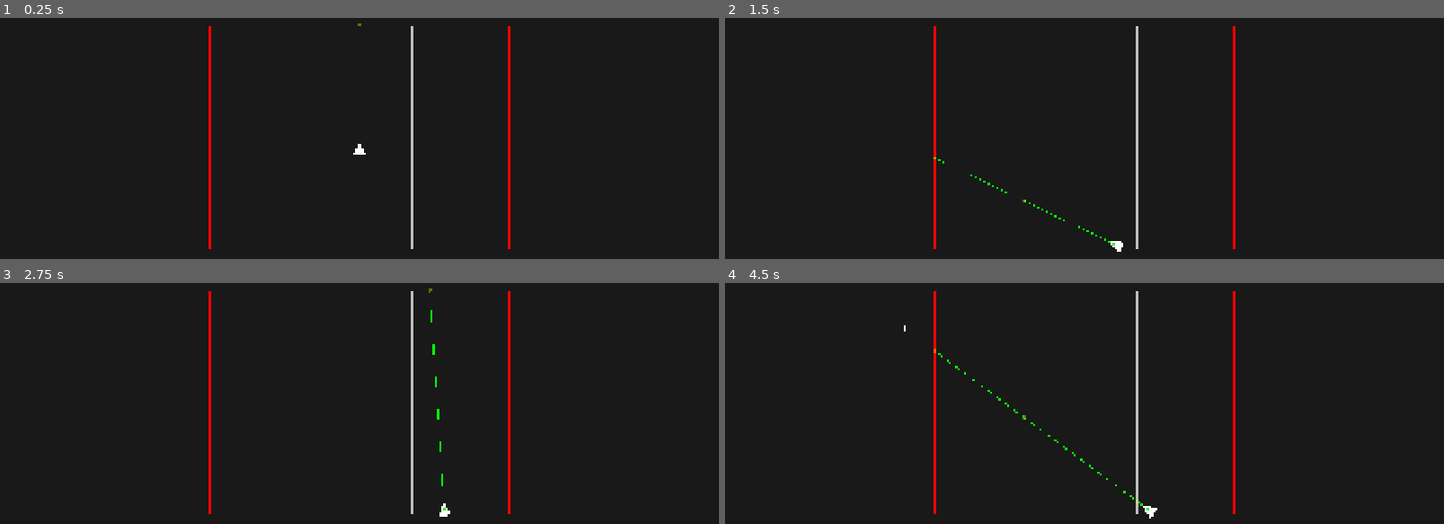
Above: before the commit, frames 1-4 (two rows, left to right).
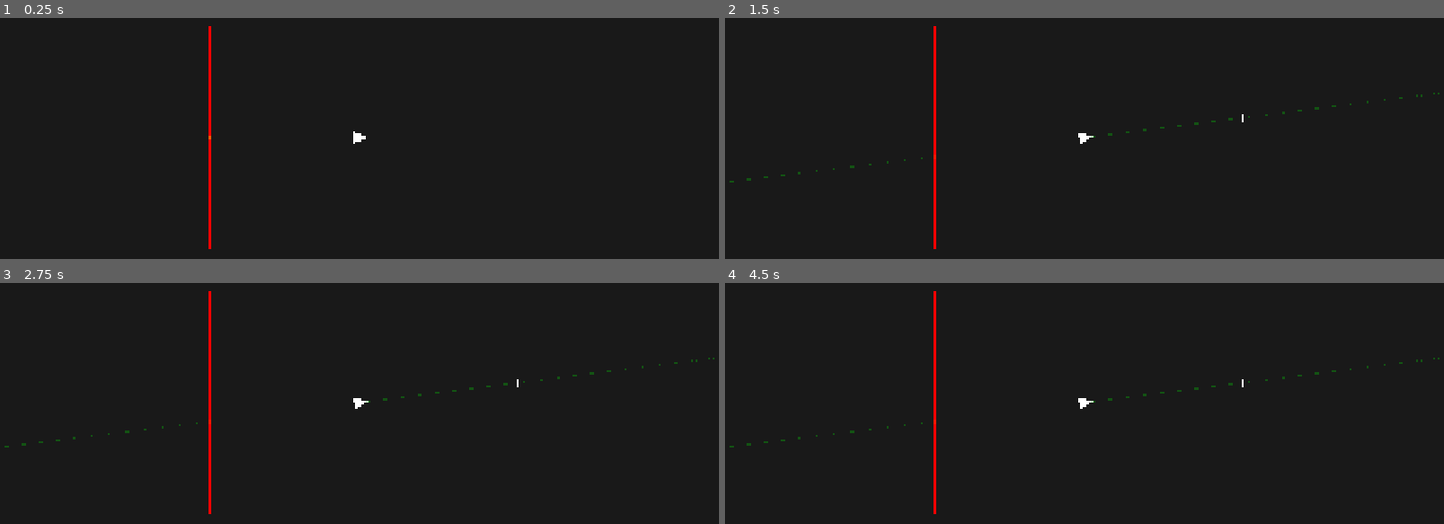
Above: after the commit, the same moments.

Repository: AlonKellner-RedHat/ricochet-game-v2
Game: Godot game, scene res://scenes/open_room_playable.tscn
Same seed, same stepped clock (60 frames per second), same inputs: the game is played once before the commit and once after it. Before the commit the project starts from res://scenes/main.tscn.
Inputs (mouse positions are in pixels of both pictures, inside the frame that each line leads up to):
- Up to frame 1 (0.25 s): no input
- Up to frame 2 (1.5 s): tap Enter at 0.5 s; move the mouse to (1242, 116) at 0.52 s; hold D (move_right) 0.53-1.25 s; hold Space (fire) 0.53-1.25 s; click (1242, 116) at 0.67 s; drag from (940, 157) to (1048, 218) at 1.27 s
- Up to frame 3 (2.75 s): tap Enter at 2 s; move the mouse to (431, 314) at 2.02 s; hold D (move_right) from 2.03 s (still down); tap Alt at 2.1 s
- Up to frame 4 (4.5 s): release D (move_right) at 2.75 s; drag from (1048, 483) to (868, 340) at 2.77 s; tap Space (fire) at 3.5 s; move the mouse to (1300, 463) at 3.52 s; hold A (move_left) 3.53-4.25 s; hold Space (fire) 3.53-4.25 s; drag from (868, 340) to (976, 302) at 4.27 s

The runs differ from the first frame. In frame 1, 0.8% of the frame differs, in the area x 29-71%, y 2-96%; in frame 2, 1.0%; in frame 3, 1.0%; in frame 4, 1.1%, in the area x 0-100%, y 3-98%.

Commit message:
Set default scene to 3-wall open room
New playable scene with arrow animator and game manager.
Right side open for through-infinity testing.

Co-Authored-By: Claude Opus 4.6 <noreply@anthropic.com>

Diff:
--- a/project.godot
+++ b/project.godot
@@ -11,7 +11,7 @@
 [application]
 
 config/name="Ricochet Game v2"
-run/main_scene="res://scenes/main.tscn"
+run/main_scene="res://scenes/open_room_playable.tscn"
 config/features=PackedStringArray("4.6", "Forward Plus")
 
 [display]
--- /dev/null
+++ b/scenes/open_room_playable.tscn
@@ -0,0 +1,36 @@
+[gd_scene load_steps=7 format=3]
+
+[ext_resource type="PackedScene" path="res://scenes/player.tscn" id="1"]
+[ext_resource type="Script" path="res://scripts/game/level_settings.gd" id="2"]
+[ext_resource type="Script" path="res://scripts/game/cursor.gd" id="3"]
+[ext_resource type="Script" path="res://scripts/visual/path_renderer.gd" id="4"]
+[ext_resource type="Script" path="res://scripts/game/arrow_animator.gd" id="5"]
+[ext_resource type="Script" path="res://scripts/game/game_manager.gd" id="6"]
+
+[node name="Main" type="Node2D"]
+script = ExtResource("2")
+gravity = Vector2(0, 0)
+room_rect = Rect2(560, 240, 800, 600)
+build_room = false
+block_lines = [Vector4(560, 240, 1360, 240), Vector4(1360, 840, 560, 840), Vector4(560, 840, 560, 240)]
+
+[node name="Background" type="ColorRect" parent="."]
+offset_right = 1920.0
+offset_bottom = 1080.0
+color = Color(0.1, 0.1, 0.1, 1)
+
+[node name="Player" parent="." instance=ExtResource("1")]
+position = Vector2(960, 540)
+
+[node name="Cursor" type="Node2D" parent="."]
+script = ExtResource("3")
+
+[node name="PathRenderer" type="Node2D" parent="."]
+script = ExtResource("4")
+
+[node name="ArrowAnimator" type="Node2D" parent="."]
+z_index = 30
+script = ExtResource("5")
+
+[node name="GameManager" type="Node" parent="."]
+script = ExtResource("6")
